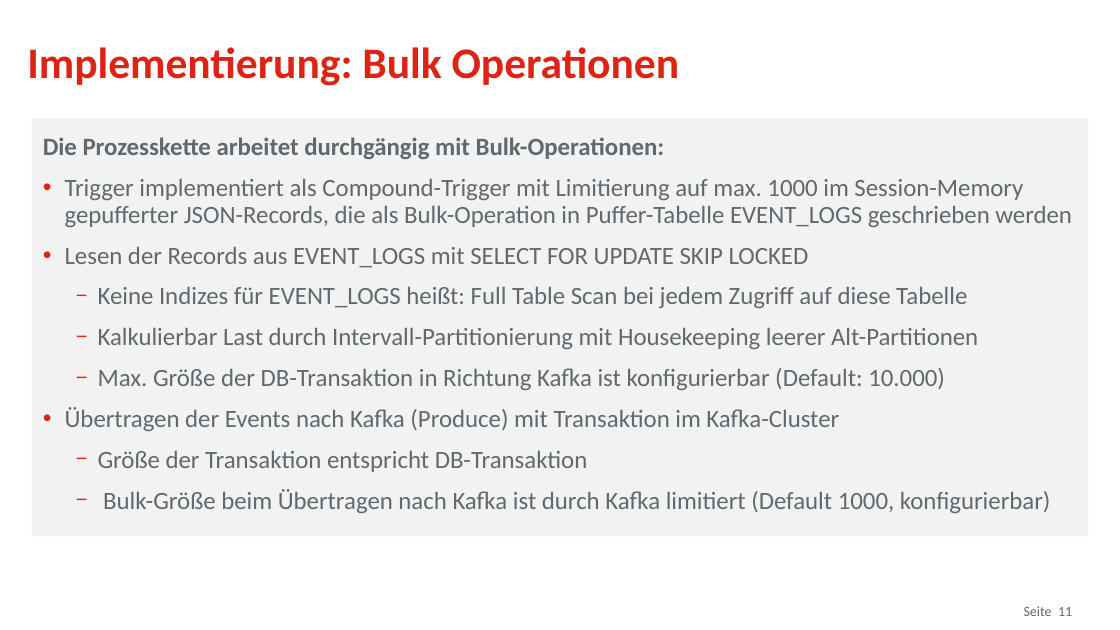
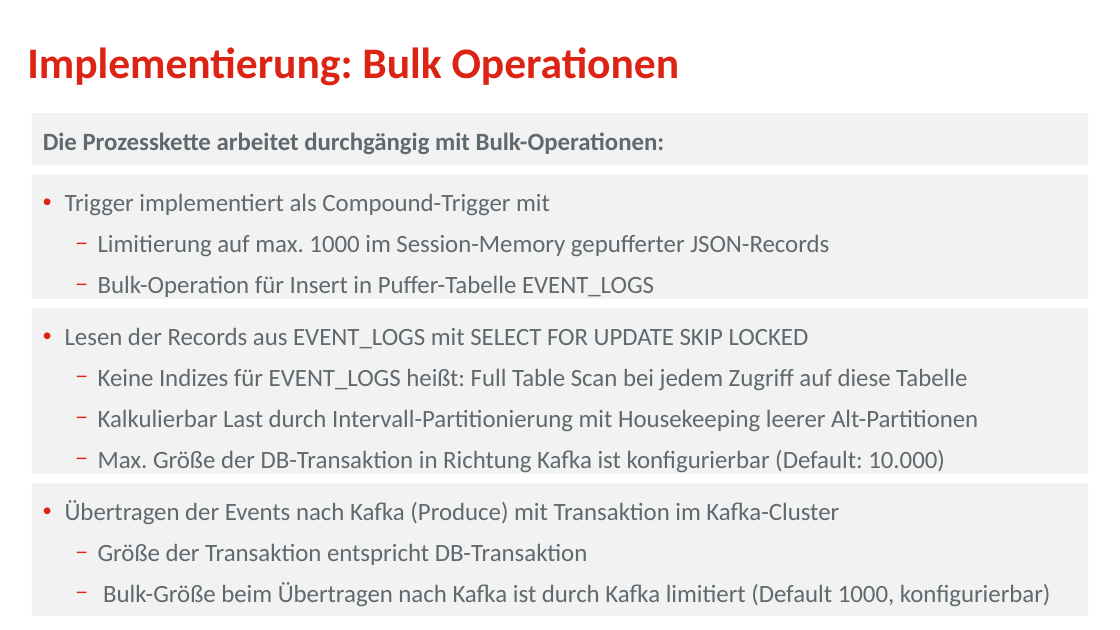
Before and after one commit to osp-ottogroup/movex-cdc, a slide deck: slide 11 of doc/2020-09_TriXX_Otto_QConf.pptx. Drawn at 1120x630 pixels with LibreOffice and Linux fonts; fonts in the diff are those of the drawing; background and template pictures are left out. Boxes give left, top, right and bottom in pixels: in the first picture for what was removed or moved away, otherwise in the second. Text is boxed around its words. In the diff, an @@ line names an element or a change of style, - is before the commit and + after.

```diff
--- a/doc/2020-09_TriXX_Otto_QConf.pptx
+++ b/doc/2020-09_TriXX_Otto_QConf.pptx
@@ rectangle added at bbox=[31, 113, 1088, 166], fill #F2F2F2, 16 pt, text #5F696E, bold @@
+Die Prozesskette arbeitet durchgängig mit Bulk-Operationen:
@@ text in rectangle at bbox=[43, 137, 1072, 227]: paragraphs removed @@
-Die Prozesskette arbeitet durchgängig mit Bulk-Operationen:
-• Trigger implementiert als Compound-Trigger mit Limitierung auf max. 1000 im Session-Memory gepufferter JSON-Records, die als Bulk-Operation in Puffer-Tabelle EVENT_LOGS geschrieben werden
@@ rectangle added at bbox=[31, 175, 1088, 299], fill #F2F2F2, 16 pt, text #5F696E @@
+• Trigger implementiert als Compound-Trigger mit
+  − Limitierung auf max. 1000 im Session-Memory gepufferter JSON-Records
+  − Bulk-Operation für Insert in Puffer-Tabelle EVENT_LOGS
@@ rectangle "Lesen der Records aus EVENT_LOGS ...": place and size @@
-rectangle "Lesen der Records aus EVENT_LOGS ..." at bbox=[31, 118, 1088, 535]
+rectangle "Lesen der Records aus EVENT_LOGS ..." at bbox=[31, 308, 1088, 474]
@@ text in rectangle at bbox=[65, 407, 1051, 513]: paragraphs removed @@
-• Übertragen der Events nach Kafka (Produce) mit Transaktion im Kafka-Cluster
-  − Größe der Transaktion entspricht DB-Transaktion
-  − Bulk-Größe beim Übertragen nach Kafka ist durch Kafka limitiert (Default 1000, konfigurierbar)
@@ rectangle added at bbox=[31, 484, 1088, 616], fill #F2F2F2, 16 pt, text #5F696E @@
+• Übertragen der Events nach Kafka (Produce) mit Transaktion im Kafka-Cluster
+  − Größe der Transaktion entspricht DB-Transaktion
+  − Bulk-Größe beim Übertragen nach Kafka ist durch Kafka limitiert (Default 1000, konfigurierbar)
@@ text removed at bbox=[1024, 606, 1052, 616] @@
-Seite
@@ page number removed at bbox=[1058, 607, 1072, 616] @@
-11
```
Also in this commit, not shown: 9 other slides changed.
